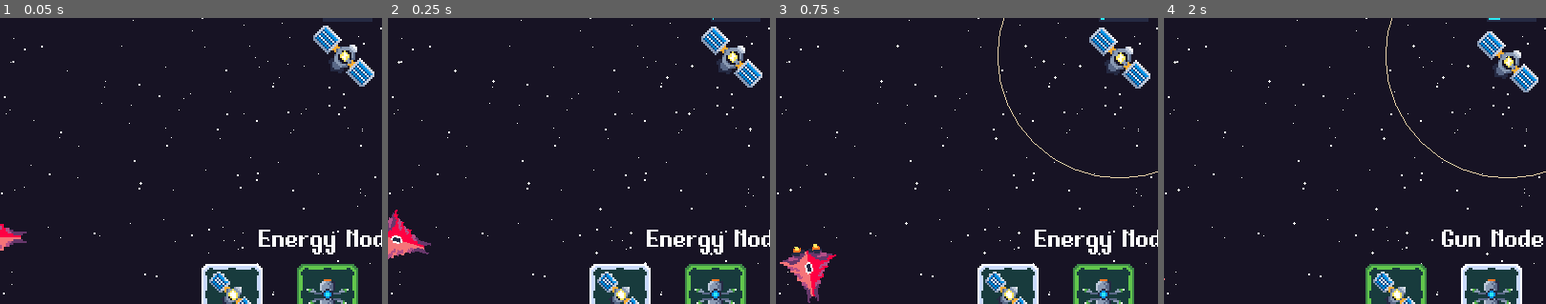
Above: before the commit, frames 1-4 (left to right).
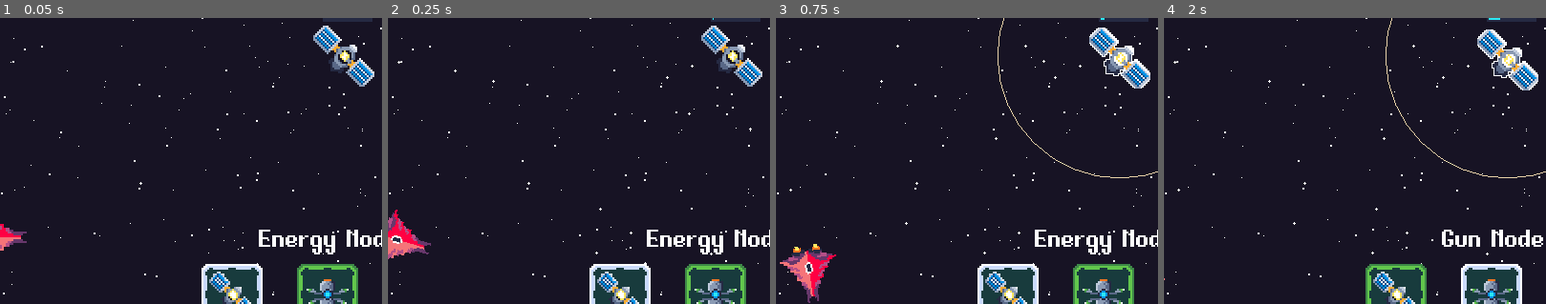
Above: after the commit, the same moments.

Repository: svntax/LD45-StartWithNothing
Game: Godot game, scene res://Scenes/Gameplay.tscn
Same seed, same stepped clock (60 frames per second), same inputs: the game is played once before the commit and once after it.
Inputs (mouse positions are % of the whole screen's width and height, from its top left):
- Up to frame 1 (0.05 s): no input
- Up to frame 2 (0.25 s): no input
- Up to frame 3 (0.75 s): move the mouse to (52, 45) at 0.52 s; tap Q (BuildEnergyNode) at 0.6 s; click (52, 45) at 0.67 s
- Up to frame 4 (2 s): tap W (BuildGunNode) at 1.35 s; click (52, 45) at 1.42 s
The pictures show only the part of the screen within x 7-57%, y 38-88%; the shares and areas given below are measured in that part.

Frame 1 is identical in both runs. In frame 2, 0.5% of the frame differs, in the area x 82-98%, y 2-25%; in frame 3, 0.3%; in frame 4, 1.3%, in the area x 82-98%, y 4-26%.

Commit message:
Added outline effect to energy and gun nodes

Diff:
--- a/Scenes/EnergyNode.tscn
+++ b/Scenes/EnergyNode.tscn
@@ -1,8 +1,9 @@
-[gd_scene load_steps=8 format=2]
+[gd_scene load_steps=9 format=2]
 
 [ext_resource path="res://Scenes/SpaceNode.tscn" type="PackedScene" id=1]
 [ext_resource path="res://Scripts/EnergyNode.gd" type="Script" id=2]
 [ext_resource path="res://Sprites/energy_satellite.png" type="Texture" id=3]
+[ext_resource path="res://outline_shader.tres" type="Material" id=4]
 
 [sub_resource type="StyleBoxFlat" id=1]
 bg_color = Color( 0.172549, 0.909804, 0.960784, 1 )
@@ -18,7 +19,7 @@
 
 [sub_resource type="Animation" id=3]
 resource_name = "hover"
-length = 4.0
+length = 3.0
 loop = true
 tracks/0/type = "value"
 tracks/0/path = NodePath("Sprite:position")
@@ -27,10 +28,10 @@
 tracks/0/imported = false
 tracks/0/enabled = true
 tracks/0/keys = {
-"times": PoolRealArray( 0, 2, 4 ),
-"transitions": PoolRealArray( 1, 1, 1 ),
-"update": 0,
-"values": [ Vector2( 0, 0 ), Vector2( 0, 6 ), Vector2( 0, 0 ) ]
+"times": PoolRealArray( 0, 0.3, 0.6, 0.9, 1.2, 1.5, 1.8, 2.1, 2.4, 2.7, 3 ),
+"transitions": PoolRealArray( 1, 1, 1, 1, 1, 1, 1, 1, 1, 1, 1 ),
+"update": 1,
+"values": [ Vector2( 0, 0 ), Vector2( 0, 1 ), Vector2( 0, 2 ), Vector2( 0, 3 ), Vector2( 0, 4 ), Vector2( 0, 5 ), Vector2( 0, 4 ), Vector2( 0, 3 ), Vector2( 0, 2 ), Vector2( 0, 1 ), Vector2( 0, 0 ) ]
 }
 
 [sub_resource type="CapsuleShape2D" id=4]
@@ -44,6 +45,11 @@
 
 [node name="Sprite" type="Sprite" parent="." index="1"]
 scale = Vector2( 2, 2 )
+texture = ExtResource( 3 )
+
+[node name="SpriteOutline" type="Sprite" parent="Sprite" index="0"]
+visible = false
+material = ExtResource( 4 )
 texture = ExtResource( 3 )
 
 [node name="EnergyUI" type="Node2D" parent="." index="3"]
--- a/Scenes/GunNode.tscn
+++ b/Scenes/GunNode.tscn
@@ -1,12 +1,13 @@
-[gd_scene load_steps=6 format=2]
+[gd_scene load_steps=7 format=2]
 
 [ext_resource path="res://Scenes/SpaceNode.tscn" type="PackedScene" id=1]
 [ext_resource path="res://Scripts/GunNode.gd" type="Script" id=2]
 [ext_resource path="res://Sprites/gun_satellite.png" type="Texture" id=3]
+[ext_resource path="res://outline_shader.tres" type="Material" id=4]
 
 [sub_resource type="Animation" id=1]
 resource_name = "hover"
-length = 2.8
+length = 2.0
 loop = true
 tracks/0/type = "value"
 tracks/0/path = NodePath("Sprite:position")
@@ -15,22 +16,27 @@
 tracks/0/imported = false
 tracks/0/enabled = true
 tracks/0/keys = {
-"times": PoolRealArray( 0, 1.4, 2.8 ),
-"transitions": PoolRealArray( 1, 1, 1 ),
-"update": 0,
-"values": [ Vector2( 0, 0 ), Vector2( 0, 6 ), Vector2( 0, 0 ) ]
+"times": PoolRealArray( 0, 0.2, 0.4, 0.6, 0.8, 1, 1.2, 1.4, 1.6, 1.8, 2 ),
+"transitions": PoolRealArray( 1, 1, 1, 1, 1, 1, 1, 1, 1, 1, 1 ),
+"update": 1,
+"values": [ Vector2( 0, 0 ), Vector2( 0, 1 ), Vector2( 0, 2 ), Vector2( 0, 3 ), Vector2( 0, 4 ), Vector2( 0, 5 ), Vector2( 0, 4 ), Vector2( 0, 3 ), Vector2( 0, 2 ), Vector2( 0, 1 ), Vector2( 0, 0 ) ]
 }
 
 [sub_resource type="RectangleShape2D" id=2]
 extents = Vector2( 34, 26 )
 
-[node name="GunNode" groups=[
+[node name="GunNode" index="0" groups=[
 "GunNodes",
 ] instance=ExtResource( 1 )]
 script = ExtResource( 2 )
 
 [node name="Sprite" type="Sprite" parent="." index="1"]
 scale = Vector2( 2, 2 )
+texture = ExtResource( 3 )
+
+[node name="SpriteOutline" type="Sprite" parent="Sprite" index="0"]
+visible = false
+material = ExtResource( 4 )
 texture = ExtResource( 3 )
 
 [node name="AnimationPlayer" type="AnimationPlayer" parent="." index="3"]
--- a/Scripts/EnergyNode.gd
+++ b/Scripts/EnergyNode.gd
@@ -4,6 +4,7 @@
 onready var MAXIMUM_CHARGE = 100;
 onready var SECONDS_TO_FULL_CHARGE = 8;
 onready var energyBar = $EnergyUI/EnergyBar
+onready var spriteOutline = $Sprite/SpriteOutline
 
 func _ready():
     energyCost = 50 #TODO adjust later
@@ -21,3 +22,8 @@
 func _process(delta):
     update()
     energyBar.set_value(energyBar.value + delta * energyBar.max_value / SECONDS_TO_FULL_CHARGE)
+
+    if isSelected and not spriteOutline.visible:
+        spriteOutline.show()
+    elif !isSelected and spriteOutline.visible:
+        spriteOutline.hide()
--- a/Scripts/GunNode.gd
+++ b/Scripts/GunNode.gd
@@ -10,6 +10,7 @@
 onready var PLAYER_PROJECTILE_DAMAGE = 10;
 onready var SHOOTING_COST = 40;
 
+onready var spriteOutline = $Sprite/SpriteOutline
 
 func _ready():
     energyCost = 50 #TODO adjust later
@@ -25,6 +26,11 @@
 
 func _process(delta):
     update()
+    print($Sprite.position)
+    if isSelected and not spriteOutline.visible:
+        spriteOutline.show()
+    elif !isSelected and spriteOutline.visible:
+        spriteOutline.hide()
 
 func _input(event):
     if event is InputEventMouseButton:
--- /dev/null
+++ b/outline_shader.tres
@@ -0,0 +1,35 @@
+[gd_resource type="ShaderMaterial" load_steps=2 format=2]
+
+[sub_resource type="Shader" id=1]
+code = "shader_type canvas_item;
+render_mode blend_mix;
+
+//https://www.reddit.com/r/godot/comments/84fhuh/2d_outline_shader_finally_got_it_working/
+
+uniform float outLineSize  = 0.02;
+uniform vec4  outLineColor = vec4(1.0, 1.0, 1.0, 1.0);
+
+void fragment()
+{
+    vec4 tcol = texture(TEXTURE, UV);
+
+    if (tcol.a == 0.0)
+    {
+        if (texture(TEXTURE, UV + vec2(0.0,          outLineSize)).a  != 0.0 ||
+            texture(TEXTURE, UV + vec2(0.0,         -outLineSize)).a  != 0.0 ||
+            texture(TEXTURE, UV + vec2(outLineSize,  0.0)).a          != 0.0 ||
+            texture(TEXTURE, UV + vec2(-outLineSize, 0.0)).a          != 0.0 ||
+            texture(TEXTURE, UV + vec2(-outLineSize, outLineSize)).a  != 0.0 ||
+            texture(TEXTURE, UV + vec2(-outLineSize, -outLineSize)).a != 0.0 ||
+            texture(TEXTURE, UV + vec2(outLineSize,  outLineSize)).a  != 0.0 ||
+            texture(TEXTURE, UV + vec2(outLineSize,  -outLineSize)).a != 0.0)
+            tcol = outLineColor;
+    }
+
+    COLOR = tcol;
+}"
+
+[resource]
+shader = SubResource( 1 )
+shader_param/outLineSize = 0.02
+shader_param/outLineColor = Plane( 1, 1, 1, 1 )
